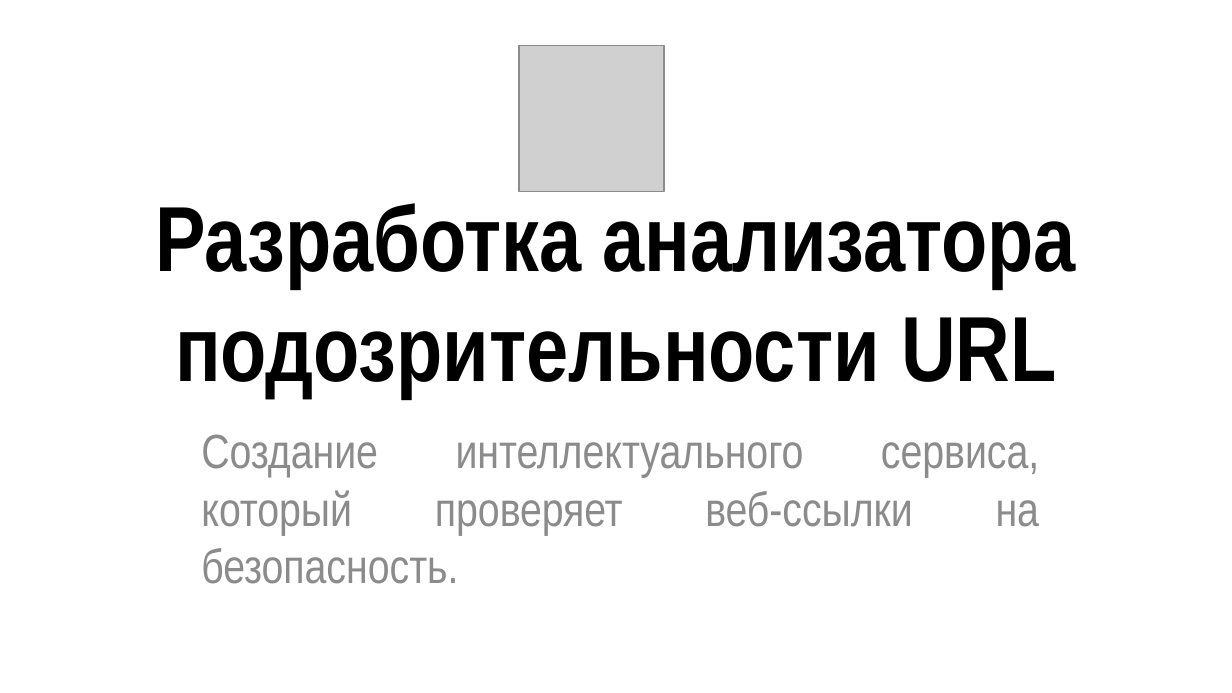
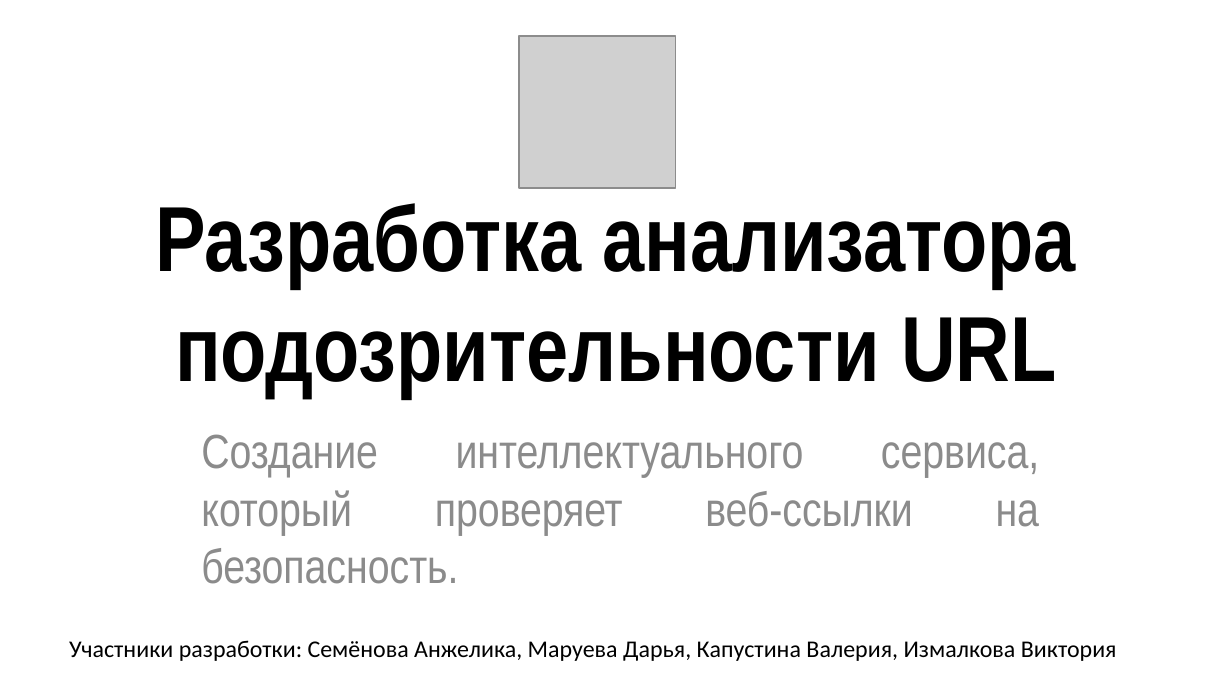
Before and after one commit to urlanalyzer95/url-analyzer, a slide deck: slide 1 of Разработка анализатора подозрительности URL.pptx. Drawn at 1232x693 pixels with LibreOffice and Linux fonts; fonts in the diff are those of the drawing; grey boxes stand for pictures. Boxes give left, top, right and bottom in pixels: in the first picture for what was removed or moved away, otherwise in the second. Text is boxed around its words. In the diff, an @@ line names an element or a change of style, - is before the commit and + after.

```diff
--- a/Разработка анализатора подозрительности URL.pptx
+++ b/Разработка анализатора подозрительности URL.pptx
@@ picture: place and size @@
-picture at bbox=[519, 46, 664, 191]
+picture at bbox=[519, 36, 675, 187]
@@ text added at bbox=[69, 640, 1117, 661], 14 pt, text #000000 @@
+Участники разработки: Семёнова Анжелика, Маруева Дарья, Капустина Валерия, Измалкова Виктория
```
Also in this commit, not shown: 1 other slide changed.
